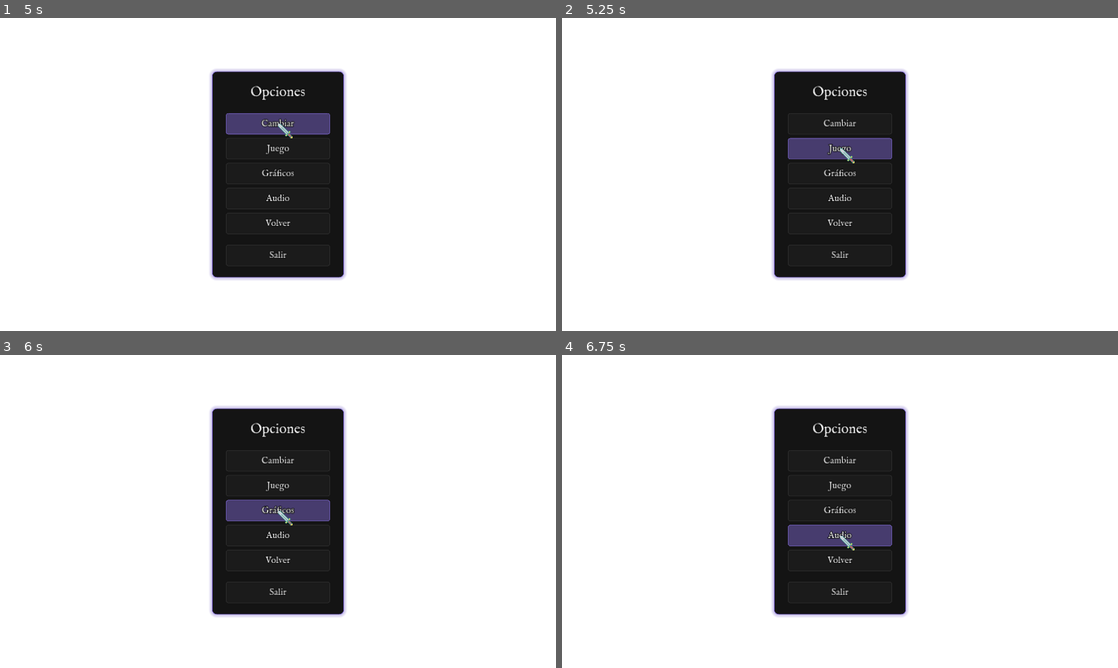
Above: before the commit, frames 1-4 (two rows, left to right).
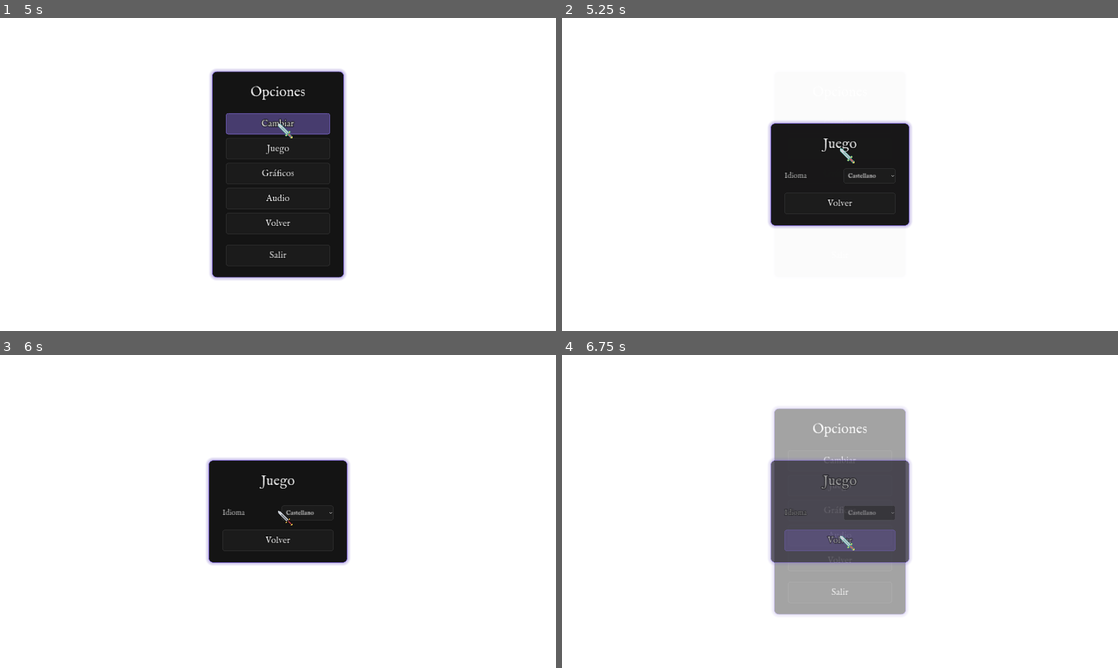
Above: after the commit, the same moments.

Repository: Bildurre/choque_de_leyendas_vg
Game: Godot game, scene res://screens/main_menu/main_menu_mobile.tscn
The game is run twice, just before and just after one commit, with the same random seed, the same clock (stepped at 60 frames per second) and the same inputs. This scene is started directly instead of the project's main scene.
Inputs (mouse positions are in pixels of both pictures, inside the frame that each line leads up to):
- Up to frame 1 (5 s): tap Enter at 0.5, 2, 3.5 s; move the mouse to (400, 158) at 0.52 s; click (400, 158) at 0.67 s; tap Space at 1.25, 2.75 s; move the mouse to (166, 190) at 1.27 s; click (166, 190) at 1.42 s; move the mouse to (333, 105) at 2.02 s; click (333, 105) at 2.17 s; move the mouse to (250, 237) at 2.77 s; click (250, 237) at 2.92 s; move the mouse to (444, 221) at 3.52 s; click (444, 221) at 3.67 s; tap Escape (ui_cancel) at 4.15 s; click "Cambiar" at 4.25 s
- Up to frame 2 (5.25 s): click "Juego" at 5 s
- Up to frame 3 (6 s): click "Gráficos" at 5.75 s
- Up to frame 4 (6.75 s): click "Audio" at 6.5 s

Frame 1 is identical in both runs. In frame 2, 11% of the frame differs, in the area x 37-63%, y 16-84%; in frame 3, 11%; in frame 4, 16%.

Commit message:
Add Game settings page with language selector
- New GameSettingsPage: table-style layout (key left, control right)
- Language option with OptionButton (Castellano/English)
- Uses TranslationServer.set_locale() on change
- Same visual style as SettingsModal (blur backdrop, purple panel)
- SettingsModal "Juego" button now opens the game settings page
- Subpage system: modal stays underneath, subpage on layer 51

https://claude.ai/code/session_0176j4sJi8nNgewyZfevnuDY

Diff:
--- /dev/null
+++ b/ui/components/modals/game_settings_page.gd
@@ -0,0 +1,231 @@
+## Pagina de opciones de Juego.
+## Muestra opciones de configuracion del juego en formato tabla (clave-valor).
+## Se abre desde el SettingsModal al pulsar "Juego".
+class_name GameSettingsPage
+extends CanvasLayer
+
+const BLUR_SHADER_PATH := "res://ui/shaders/blur_overlay.gdshader"
+const FONT_PATH := "res://assets/fonts/imfellenglish/IMFellEnglish-Regular.ttf"
+const FADE_DURATION := 0.25
+
+signal closed
+
+var _backdrop: ColorRect
+var _panel: PanelContainer
+var _tween: Tween
+var _font: Font
+
+
+func _ready() -> void:
+	layer = 51
+	_font = load(FONT_PATH) as Font
+	_build_ui()
+	_fade_in()
+
+
+func _build_ui() -> void:
+	# --- Backdrop con blur ---
+	_backdrop = ColorRect.new()
+	_backdrop.set_anchors_preset(Control.PRESET_FULL_RECT)
+	_backdrop.mouse_filter = Control.MOUSE_FILTER_STOP
+
+	var shader := load(BLUR_SHADER_PATH) as Shader
+	if shader:
+		var mat := ShaderMaterial.new()
+		mat.shader = shader
+		mat.set_shader_parameter("blur_amount", 1.0)
+		mat.set_shader_parameter("overlay_color", Color(0.0, 0.0, 0.0, 0.7))
+		_backdrop.material = mat
+	else:
+		_backdrop.color = Color(0.0, 0.0, 0.0, 0.7)
+
+	_backdrop.gui_input.connect(_on_backdrop_input)
+	add_child(_backdrop)
+
+	# --- Contenedor centrado ---
+	var center := CenterContainer.new()
+	center.set_anchors_preset(Control.PRESET_FULL_RECT)
+	center.mouse_filter = Control.MOUSE_FILTER_IGNORE
+	_backdrop.add_child(center)
+
+	# --- Panel principal ---
+	_panel = PanelContainer.new()
+	_panel.mouse_filter = Control.MOUSE_FILTER_STOP
+	_panel.custom_minimum_size.x = 480.0
+	var panel_style := StyleBoxFlat.new()
+	panel_style.bg_color = Color(0.08, 0.08, 0.08, 1.0)
+	panel_style.set_corner_radius_all(16)
+	panel_style.border_color = GameColors.COLOR_PURPLE
+	panel_style.set_border_width_all(2)
+	panel_style.shadow_color = Color(GameColors.COLOR_PURPLE, 0.4)
+	panel_style.shadow_size = 12
+	panel_style.content_margin_left = 48.0
+	panel_style.content_margin_right = 48.0
+	panel_style.content_margin_top = 40.0
+	panel_style.content_margin_bottom = 40.0
+	_panel.add_theme_stylebox_override("panel", panel_style)
+	center.add_child(_panel)
+
+	# --- Columna principal ---
+	var vbox := VBoxContainer.new()
+	vbox.add_theme_constant_override("separation", 0)
+	_panel.add_child(vbox)
+
+	# --- Titulo ---
+	var title := Label.new()
+	title.text = "Juego"
+	title.horizontal_alignment = HORIZONTAL_ALIGNMENT_CENTER
+	if _font:
+		title.add_theme_font_override("font", _font)
+	title.add_theme_font_size_override("font_size", 48)
+	title.add_theme_color_override("font_color", GameColors.COLOR_TEXT_LIGHT)
+	title.add_theme_color_override("font_outline_color", Color.BLACK)
+	title.add_theme_constant_override("outline_size", 10)
+	vbox.add_child(title)
+
+	# Separador bajo titulo
+	var title_spacer := Control.new()
+	title_spacer.custom_minimum_size.y = 28.0
+	vbox.add_child(title_spacer)
+
+	# --- Seccion: General ---
+	_add_section(vbox)
+
+	# Opcion: Idioma
+	var lang_row := _create_option_row("Idioma", _create_language_selector())
+	vbox.add_child(lang_row)
+
+	# Espacio antes del boton volver
+	var bottom_spacer := Control.new()
+	bottom_spacer.custom_minimum_size.y = 32.0
+	vbox.add_child(bottom_spacer)
+
+	# --- Boton Volver ---
+	var back_btn := Button.new()
+	back_btn.text = "Volver"
+	back_btn.script = load("res://ui/components/buttons/menu_option_button.gd")
+	back_btn.pressed.connect(_close)
+	vbox.add_child(back_btn)
+
+
+func _add_section(parent: VBoxContainer) -> void:
+	# Linea separadora sutil entre secciones
+	var sep := HSeparator.new()
+	var sep_style := StyleBoxFlat.new()
+	sep_style.bg_color = Color(GameColors.COLOR_PURPLE, 0.3)
+	sep_style.content_margin_top = 1.0
+	sep_style.content_margin_bottom = 1.0
+	sep.add_theme_stylebox_override("separator", sep_style)
+	parent.add_child(sep)
+
+	var spacer := Control.new()
+	spacer.custom_minimum_size.y = 20.0
+	parent.add_child(spacer)
+
+
+func _create_option_row(label_text: String, control: Control) -> HBoxContainer:
+	var row := HBoxContainer.new()
+	row.alignment = BoxContainer.ALIGNMENT_CENTER
+
+	# Label izquierda
+	var label := Label.new()
+	label.text = label_text
+	label.size_flags_horizontal = Control.SIZE_EXPAND_FILL
+	if _font:
+		label.add_theme_font_override("font", _font)
+	label.add_theme_font_size_override("font_size", 26)
+	label.add_theme_color_override("font_color", GameColors.COLOR_TEXT_LIGHT_DIM)
+	label.add_theme_color_override("font_outline_color", Color.BLACK)
+	label.add_theme_constant_override("outline_size", 6)
+	row.add_child(label)
+
+	# Control derecha
+	control.size_flags_horizontal = Control.SIZE_SHRINK_END
+	row.add_child(control)
+
+	return row
+
+
+func _create_language_selector() -> OptionButton:
+	var selector := OptionButton.new()
+	selector.custom_minimum_size.x = 180.0
+	selector.add_item("Castellano", 0)
+	selector.add_item("English", 1)
+	selector.selected = 0
+
+	# Estilo del selector
+	var normal_style := StyleBoxFlat.new()
+	normal_style.bg_color = Color(0.12, 0.12, 0.12, 0.7)
+	normal_style.set_corner_radius_all(8)
+	normal_style.border_color = Color(0.3, 0.3, 0.3, 0.4)
+	normal_style.set_border_width_all(2)
+	normal_style.content_margin_left = 16.0
+	normal_style.content_margin_right = 16.0
+	normal_style.content_margin_top = 10.0
+	normal_style.content_margin_bottom = 10.0
+	selector.add_theme_stylebox_override("normal", normal_style)
+
+	var hover_style := StyleBoxFlat.new()
+	hover_style.bg_color = Color(0.478, 0.392, 0.784, 0.3)
+	hover_style.set_corner_radius_all(8)
+	hover_style.border_color = Color(0.478, 0.392, 0.784, 0.6)
+	hover_style.set_border_width_all(2)
+	hover_style.content_margin_left = 16.0
+	hover_style.content_margin_right = 16.0
+	hover_style.content_margin_top = 10.0
+	hover_style.content_margin_bottom = 10.0
+	selector.add_theme_stylebox_override("hover", hover_style)
+
+	if _font:
+		selector.add_theme_font_override("font", _font)
+	selector.add_theme_font_size_override("font_size", 22)
+	selector.add_theme_color_override("font_color", GameColors.COLOR_TEXT_LIGHT)
+	selector.add_theme_color_override("font_hover_color", Color.WHITE)
+	selector.mouse_default_cursor_shape = Control.CURSOR_POINTING_HAND
+
+	selector.item_selected.connect(_on_language_changed)
+	return selector
+
+
+func _on_language_changed(index: int) -> void:
+	match index:
+		0:
+			TranslationServer.set_locale("es")
+			print("[GameSettings] Idioma: Castellano")
+		1:
+			TranslationServer.set_locale("en")
+			print("[GameSettings] Idioma: English")
+
+
+func _on_backdrop_input(event: InputEvent) -> void:
+	if event is InputEventMouseButton and event.pressed:
+		_close()
+
+
+func _unhandled_input(event: InputEvent) -> void:
+	if event.is_action_pressed("ui_cancel"):
+		_close()
+		get_viewport().set_input_as_handled()
+
+
+func _close() -> void:
+	if _tween and _tween.is_running():
+		return
+	_fade_out()
+
+
+func _fade_in() -> void:
+	_backdrop.modulate = Color(1, 1, 1, 0)
+	_tween = create_tween().set_ease(Tween.EASE_OUT).set_trans(Tween.TRANS_CUBIC)
+	_tween.tween_property(_backdrop, "modulate:a", 1.0, FADE_DURATION)
+
+
+func _fade_out() -> void:
+	_tween = create_tween().set_ease(Tween.EASE_IN).set_trans(Tween.TRANS_CUBIC)
+	_tween.tween_property(_backdrop, "modulate:a", 0.0, FADE_DURATION)
+	_tween.tween_callback(_on_fade_out_done)
+
+
+func _on_fade_out_done() -> void:
+	closed.emit()
+	queue_free()
--- a/ui/components/modals/settings_modal.gd
+++ b/ui/components/modals/settings_modal.gd
@@ -14,6 +14,7 @@
 var _backdrop: ColorRect
 var _panel: PanelContainer
 var _tween: Tween
+var _subpage: Node
 
 ## Nombres de los botones del menu.
 var _button_labels := ["Cambiar", "Juego", "Gráficos", "Audio", "Volver", "Salir"]
@@ -108,12 +109,26 @@
 	match label_text:
 		"Cambiar":
 			print("[SettingsModal] Cambiar pressed")
+		"Juego":
+			_open_subpage(GameSettingsPage.new())
 		"Volver":
 			_close()
 		"Salir":
 			get_tree().quit()
 		_:
 			print("[SettingsModal] %s pressed" % label_text)
+
+
+func _open_subpage(page: CanvasLayer) -> void:
+	if _subpage:
+		return
+	_subpage = page
+	_subpage.closed.connect(_on_subpage_closed)
+	add_child(_subpage)
+
+
+func _on_subpage_closed() -> void:
+	_subpage = null
 
 
 func _on_backdrop_input(event: InputEvent) -> void:
